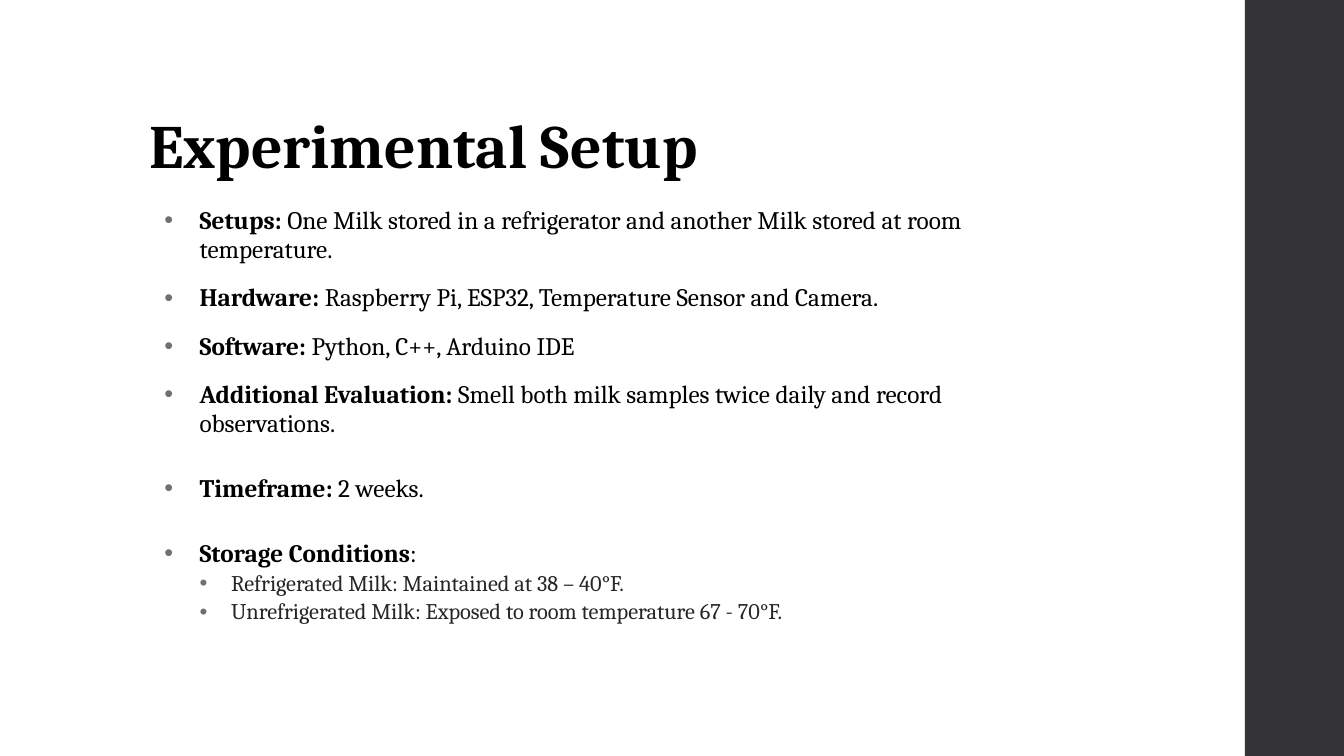
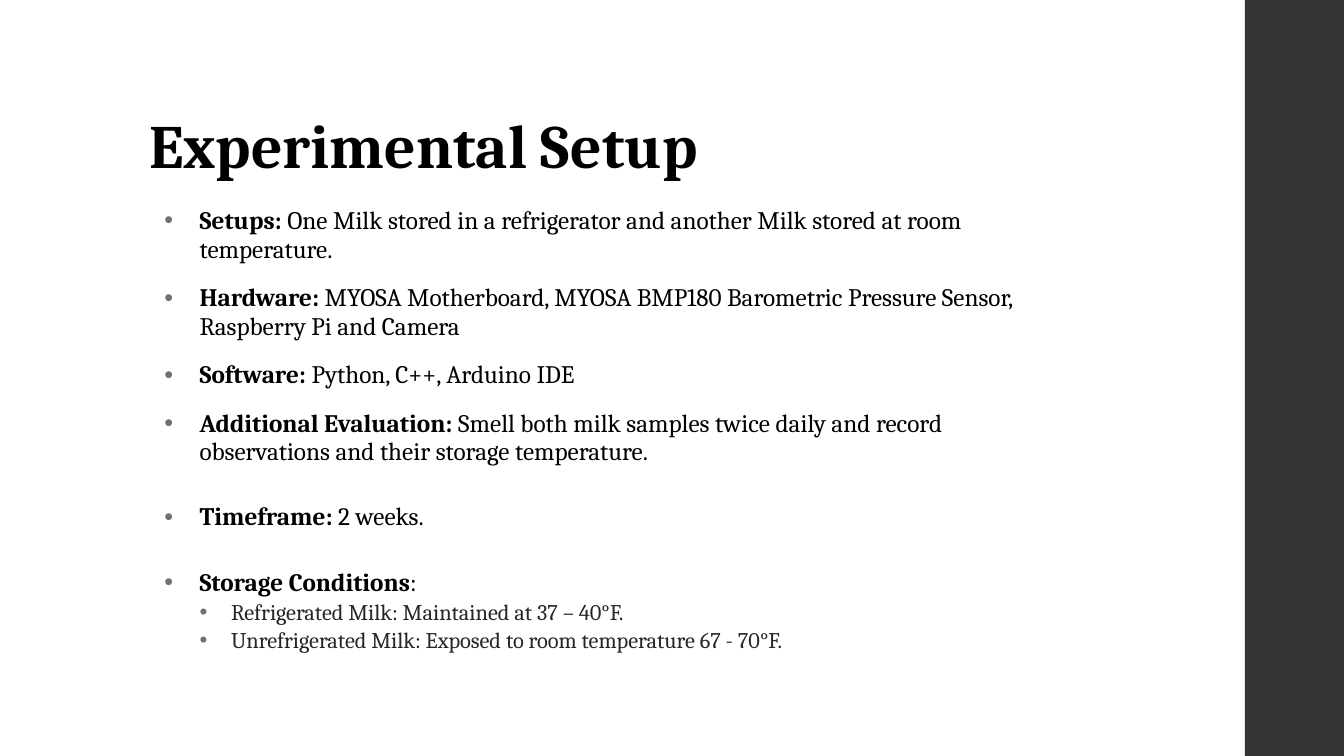
Before and after one commit to NahomAbera/Smart-Milk-Spoilage-Detection-Experiment-Data-Analysis, a slide deck: slide 4 of Project Presentation/Project Presentation.pptx. Drawn at 1344x756 pixels with LibreOffice and Linux fonts; fonts in the diff are those of the drawing. Boxes give left, top, right and bottom in pixels: in the first picture for what was removed or moved away, otherwise in the second. Text is boxed around its words. In the diff, an @@ line names an element or a change of style, - is before the commit and + after.

```diff
--- a/Project Presentation/Project Presentation.pptx
+++ b/Project Presentation/Project Presentation.pptx
@@ text at (200,288,1013,341): text changed @@
-• Hardware: Raspberry Pi, ESP32, Temperature Sensor and Camera.
+• Hardware: MYOSA Motherboard, MYOSA BMP180 Barometric Pressure Sensor, Raspberry Pi and Camera
@@ text at (200,414,942,466): text changed @@
-• Additional Evaluation: Smell both milk samples twice daily and record observations.
+• Additional Evaluation: Smell both milk samples twice daily and record observations and their storage temperature.
@@ text at (231,604,624,625): text changed @@
-  • Refrigerated Milk: Maintained at 38 – 40°F.
+  • Refrigerated Milk: Maintained at 37 – 40°F.
```
Also in this commit, not shown: 7 other slides changed, 3 slides added, 1 slide removed.
